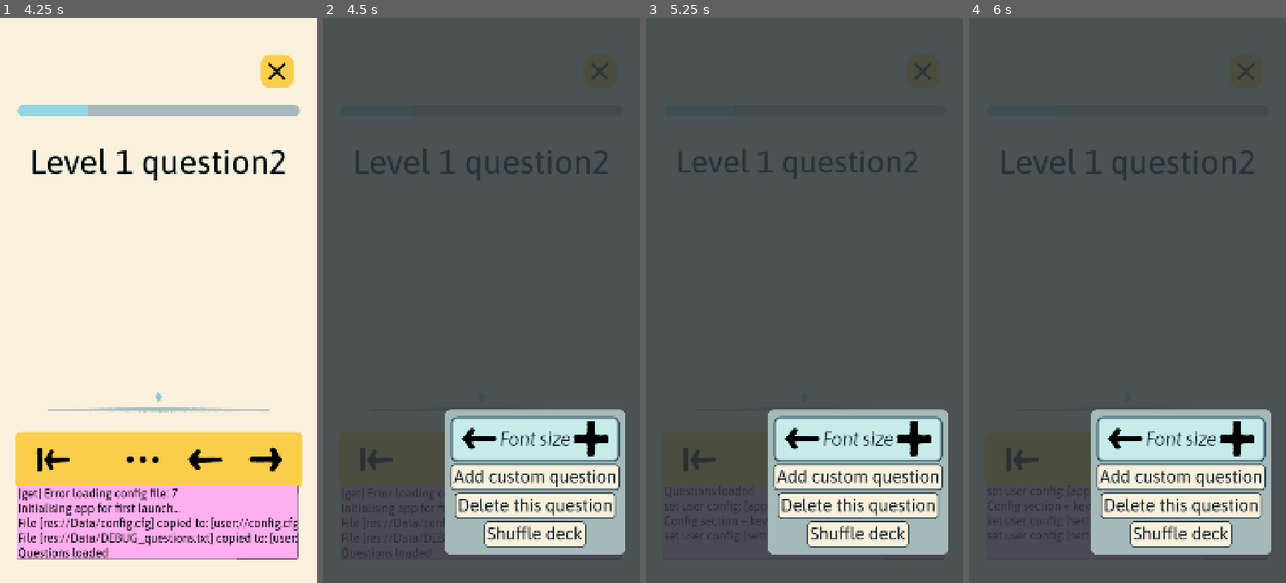
Above: before the commit, frames 1-4 (left to right).
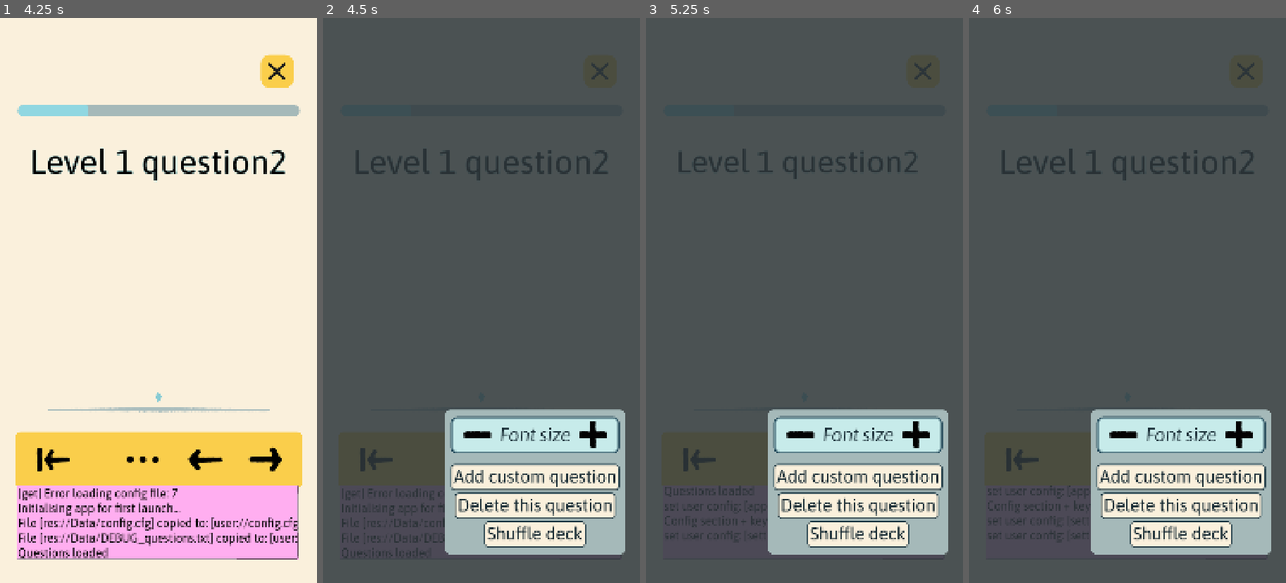
Above: after the commit, the same moments.

Repository: edoartworks/LifeCards
Game: Godot game, scene res://Game/screen_main.tscn
Same seed, same stepped clock (60 frames per second), same inputs: the game is played once before the commit and once after it.
Inputs (mouse positions are in pixels of both pictures, inside the frame that each line leads up to; where the layout moved, square brackets give the same spot in the first picture):
- Up to frame 1 (4.25 s): click (253, 520) at 0.5 s; click (253, 520) at 1.25 s; click (190, 520) at 2 s; click (263, 458) at 2.75 s; click (50, 458) at 3.5 s
- Up to frame 2 (4.5 s): click (465, 458) at 4.25 s
- Up to frame 3 (5.25 s): click (801, 436) at 5 s
- Up to frame 4 (6 s): click (1238, 436) [1235, 436] at 5.75 s

Frame 1 is identical in both runs. In frame 2, 1.6% of the frame differs, in the area x 40-94%, y 71-79%; in frame 3, 1.6%; in frame 4, 1.6%.

Commit message:
Added art for font size buttons

Diff:
--- a/Game/card_menu.tscn
+++ b/Game/card_menu.tscn
@@ -1,8 +1,12 @@
-[gd_scene load_steps=4 format=3 uid="uid://d1f7oecpsrav"]
+[gd_scene load_steps=5 format=3 uid="uid://d1f7oecpsrav"]
 
 [ext_resource type="Script" uid="uid://44kwvh664crx" path="res://Game/card_menu.gd" id="1_6yltm"]
-[ext_resource type="Texture2D" uid="uid://c5yy0o310pypc" path="res://Art/icon_arrow_l.png" id="2_pgwx7"]
+[ext_resource type="Texture2D" uid="uid://dixd08ecsoslj" path="res://Art/icon_minus.png" id="2_fcmxo"]
 [ext_resource type="Texture2D" uid="uid://dh1x6kd1e0qkn" path="res://Art/icon_plus.png" id="3_44qlh"]
+
+[sub_resource type="LabelSettings" id="LabelSettings_rbfgi"]
+font_size = 68
+font_color = Color(0.0699425, 0.148939, 0.185547, 1)
 
 [node name="BG" type="PanelContainer"]
 offset_top = -302.0
@@ -31,20 +35,26 @@
 
 [node name="HBoxContainer" type="HBoxContainer" parent="MarginContainer/cont_menu/PanelContainer"]
 layout_mode = 2
+theme_override_constants/separation = 24
 alignment = 1
 
 [node name="btn_font_less" type="Button" parent="MarginContainer/cont_menu/PanelContainer/HBoxContainer"]
 layout_mode = 2
-icon = ExtResource("2_pgwx7")
+icon = ExtResource("2_fcmxo")
 
 [node name="Label" type="Label" parent="MarginContainer/cont_menu/PanelContainer/HBoxContainer"]
 layout_mode = 2
 theme_type_variation = &"Label_Body"
 text = "Font size"
+label_settings = SubResource("LabelSettings_rbfgi")
 
 [node name="btn_font_more" type="Button" parent="MarginContainer/cont_menu/PanelContainer/HBoxContainer"]
 layout_mode = 2
 icon = ExtResource("3_44qlh")
+
+[node name="spacer8" type="Control" parent="MarginContainer/cont_menu"]
+custom_minimum_size = Vector2(0, 20)
+layout_mode = 2
 
 [node name="btn_add_q" type="Button" parent="MarginContainer/cont_menu"]
 layout_mode = 2
Binary file added: Art/icon_minus.png
Not shown, added: Art/icon_minus.png.import
Binary file changed: Art/icon_plus.png
